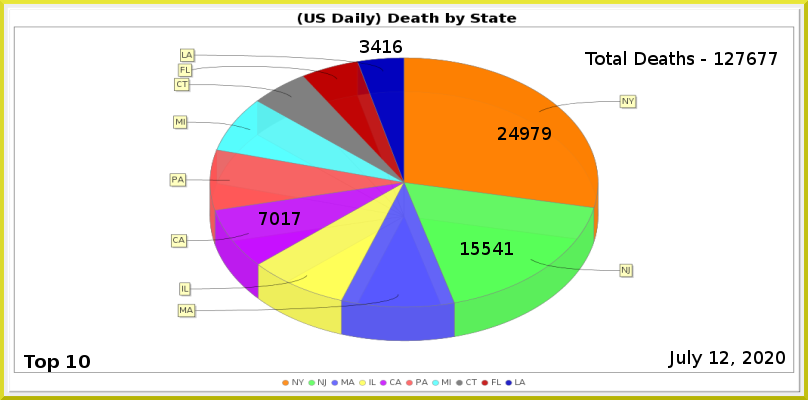
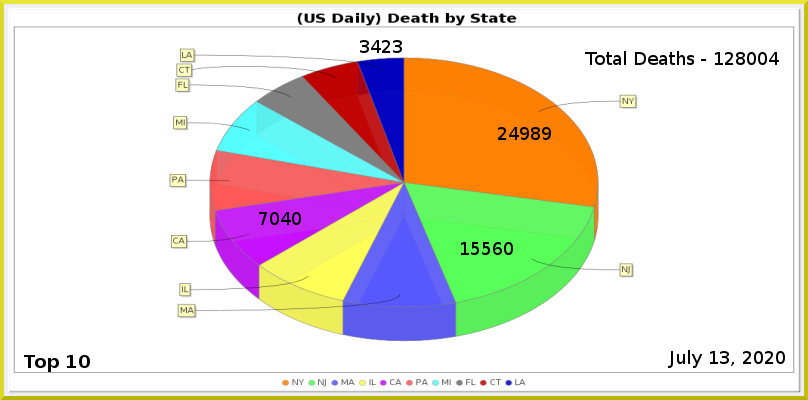
Revision of a layered 808x400 image; what changed, layer by layer:
painted on "Least" over [left=382, top=40, right=402, bottom=53]
painted on "CA" over [left=281, top=212, right=301, bottom=225]
painted on "NJ" over [left=493, top=242, right=513, bottom=255]
painted on "NY" over [left=531, top=127, right=540, bottom=140]
renamed "Total Deaths - 127677" to "Total Deaths - 128004", painted on it over [left=736, top=52, right=779, bottom=65]
painted on "Current Date" over [left=720, top=351, right=729, bottom=364]
painted on "Death_by_State.png" over [left=169, top=49, right=638, bottom=386]
